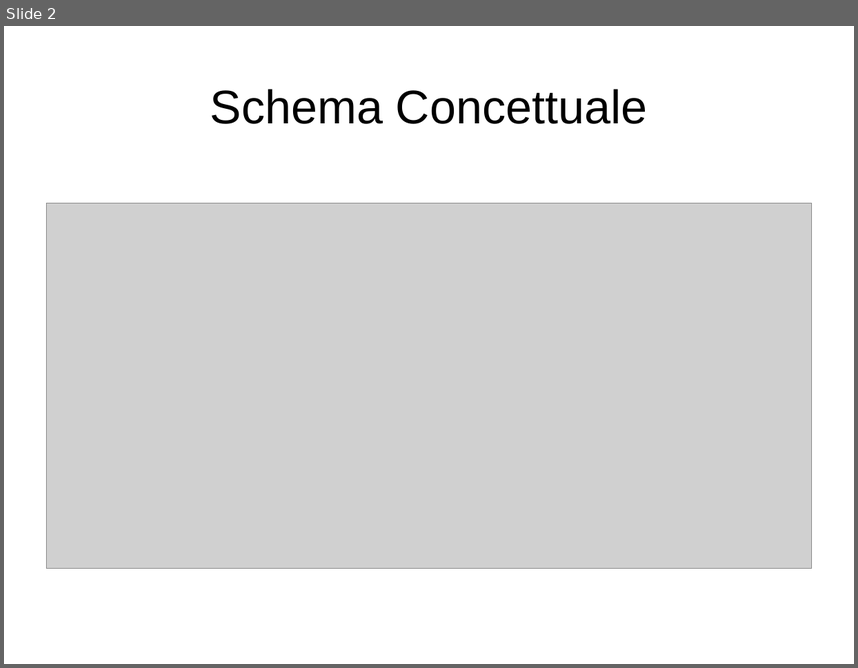
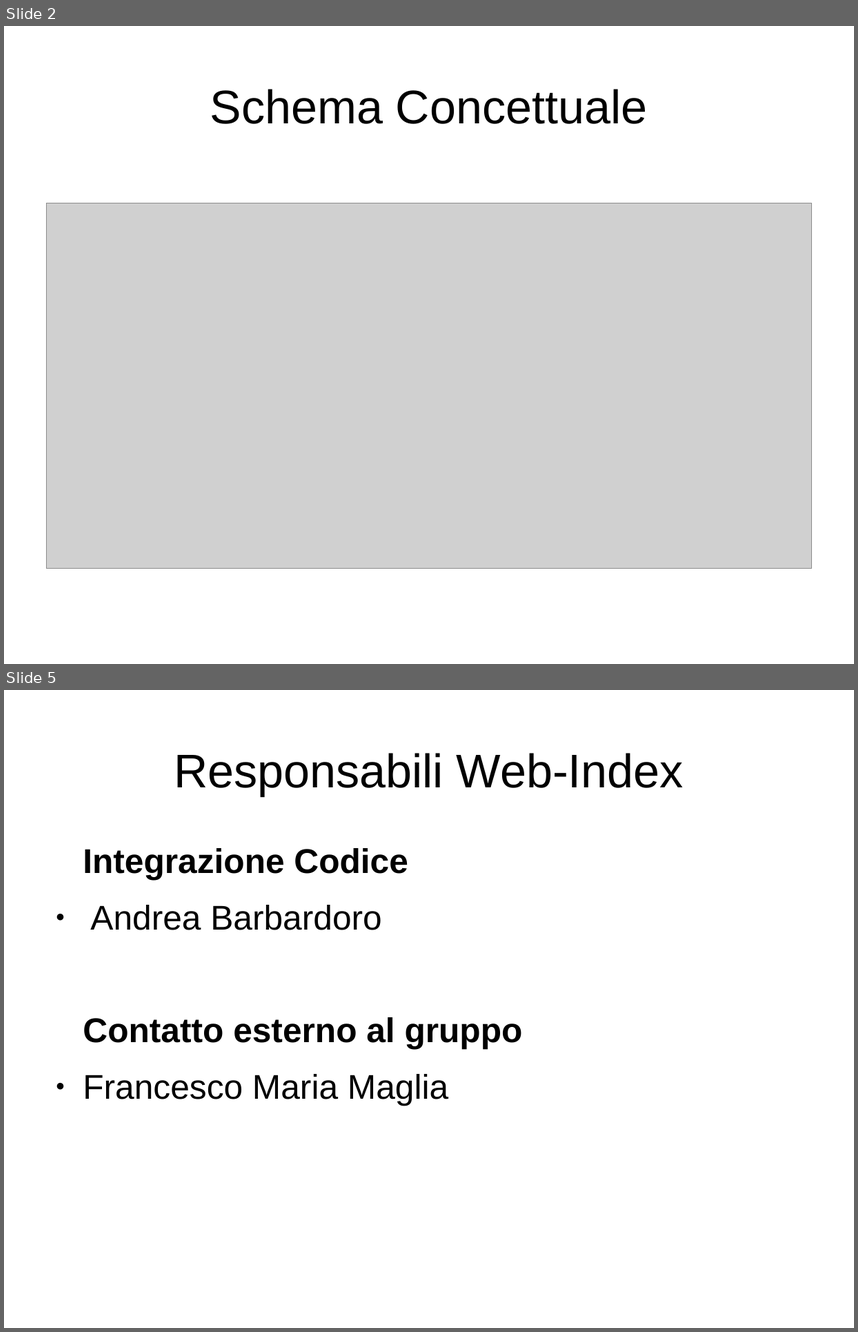
Before and after one commit to cvdlab-projects/webindex, a slide deck: Slide-2.odp. Shown one above the other, each under a label of ours: slide 2 before the commit, slides 2 and 5 after it; the slides between them are not shown. The pictures are 858x668 and 858x1332 pixels, drawn with LibreOffice and Linux fonts; fonts in the diff are those of the drawing; grey boxes stand for pictures. Boxes give left, top, right and bottom in pixels: in the first picture for what was removed or moved away, otherwise in the second. Text is boxed around its words. In the diff, an @@ line names an element or a change of style, - is before the commit and + after.

```diff
--- a/Slide-2.odp
+++ b/Slide-2.odp
@@ slide 5 added at (x1=4, y1=690, x2=854, y2=1328), background #FFFFFF @@
@@ title added at (x1=174, y1=753, x2=684, y2=796), 44 pt, text #000000 @@
+Responsabili Web-Index
@@ text added at (x1=83, y1=848, x2=523, y2=1105), 32 pt, text #000000, bold @@
+Integrazione Codice
+● Andrea Barbardoro
+Contatto esterno al gruppo
+● Francesco Maria Maglia
```
Also in this commit, not shown: 2 other slides added.
